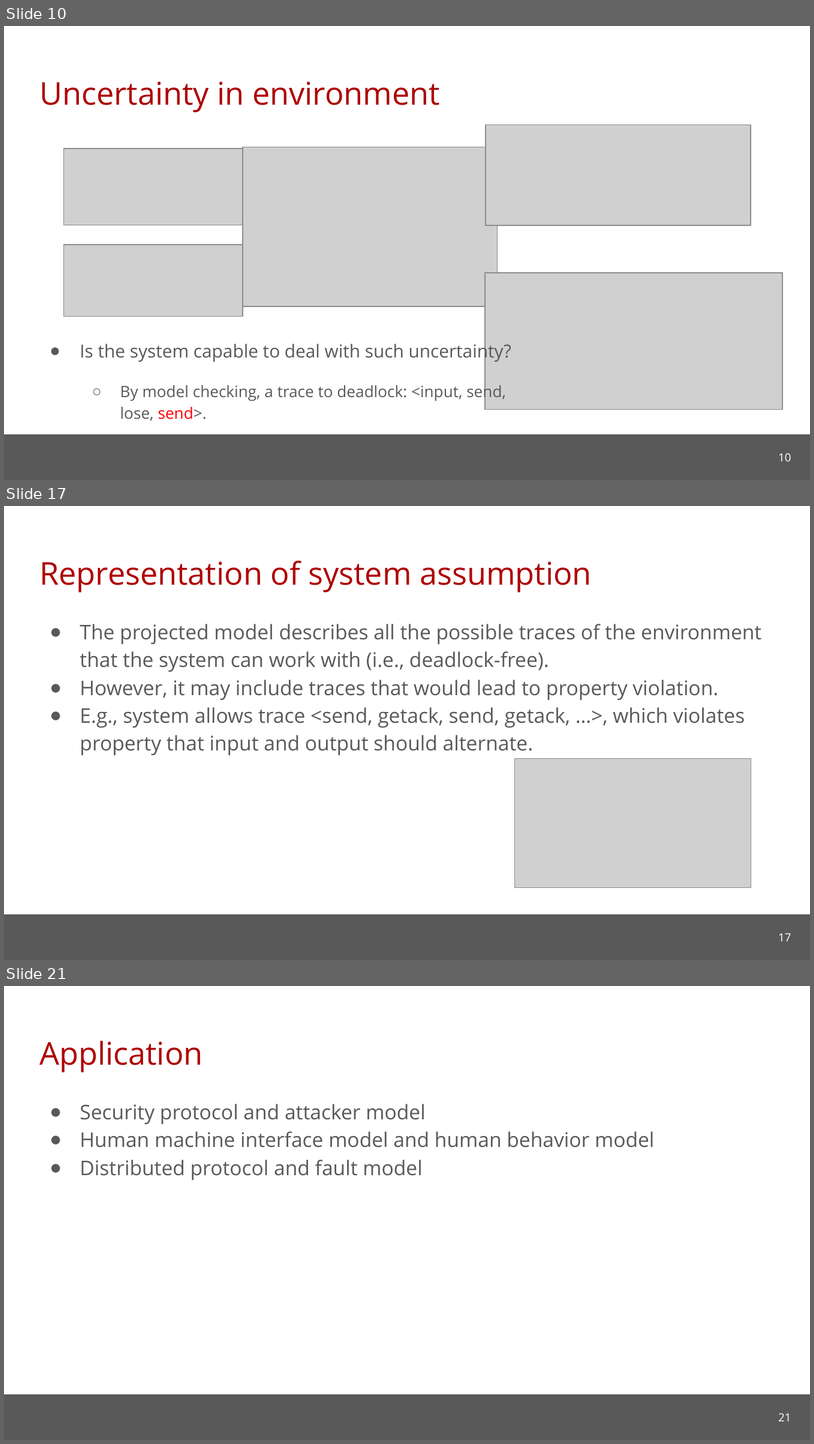
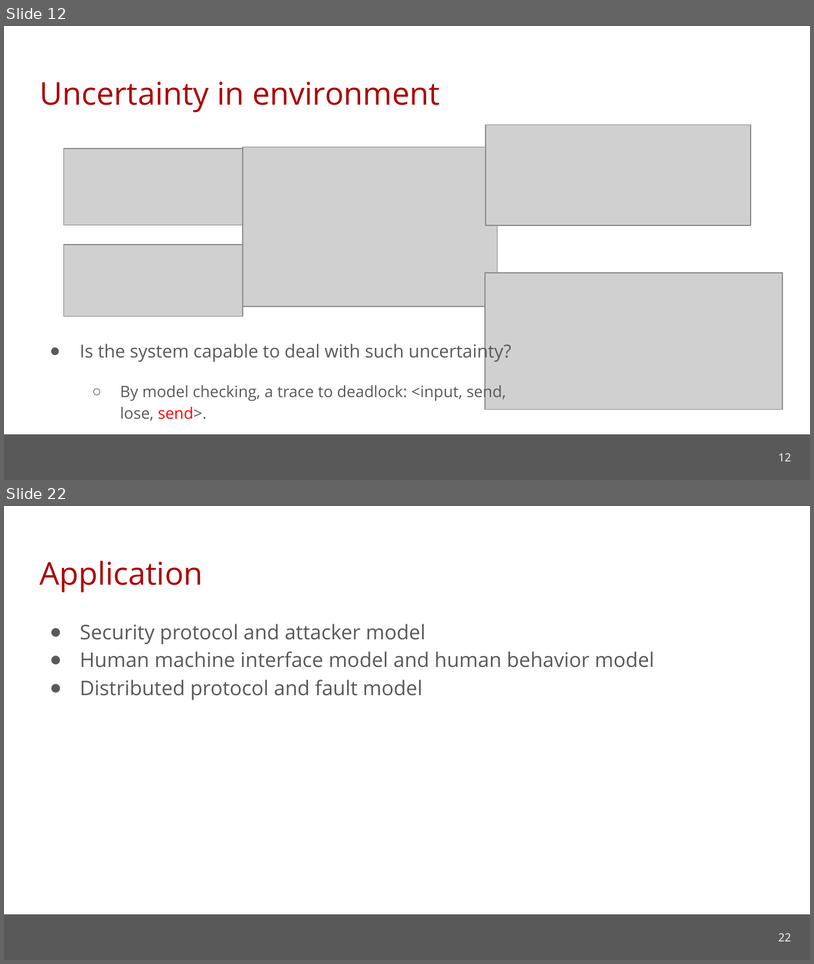
Before and after one commit to cmu-soda/Robustness, a slide deck: Robustness.pptx. Shown one above the other, each under a label of ours: slides 10, 17 and 21 before the commit, slides 12 and 22 after it; the slides between them are not shown. The pictures are 814x1444 and 814x964 pixels, drawn with LibreOffice and Linux fonts; fonts in the diff are those of the drawing; grey boxes stand for pictures; background and template pictures are left out. Boxes give left, top, right and bottom in pixels: in the first picture for what was removed or moved away, otherwise in the second. Text is boxed around its words. In the diff, an @@ line names an element or a change of style, - is before the commit and + after.

```diff
--- a/Robustness.pptx
+++ b/Robustness.pptx
@@ slide 17 removed at <box>4,506,810,960</box>, background #FFFFFF; not listed: 1 template element that a slide beside it also shows @@
@@ title removed at <box>39,561,592,592</box> @@
-Representation of system assumption
@@ text removed at <box>80,624,762,755</box> @@
-● The projected model describes all the possible traces of the environment that the system can work with (i.e., deadlock-free).
-● However, it may include traces that would lead to property violation.
-● E.g., system allows trace <send, getack, send, getack, …>, which violates property that input and output should alternate.
@@ picture removed at <box>515,759,752,888</box> @@
@@ page number removed at <box>779,933,791,941</box> @@
-17
@@ what was slide 10 is now slide 12 @@
@@ page number at <box>779,453,791,461</box>: text changed @@
-10
+12
@@ what was slide 21 is now slide 22 @@
@@ page number at <box>779,933,791,941</box>: text changed @@
-21
+22
```
Also in this commit, not shown: 5 slides changed, 7 slides added, 5 other slides removed.
